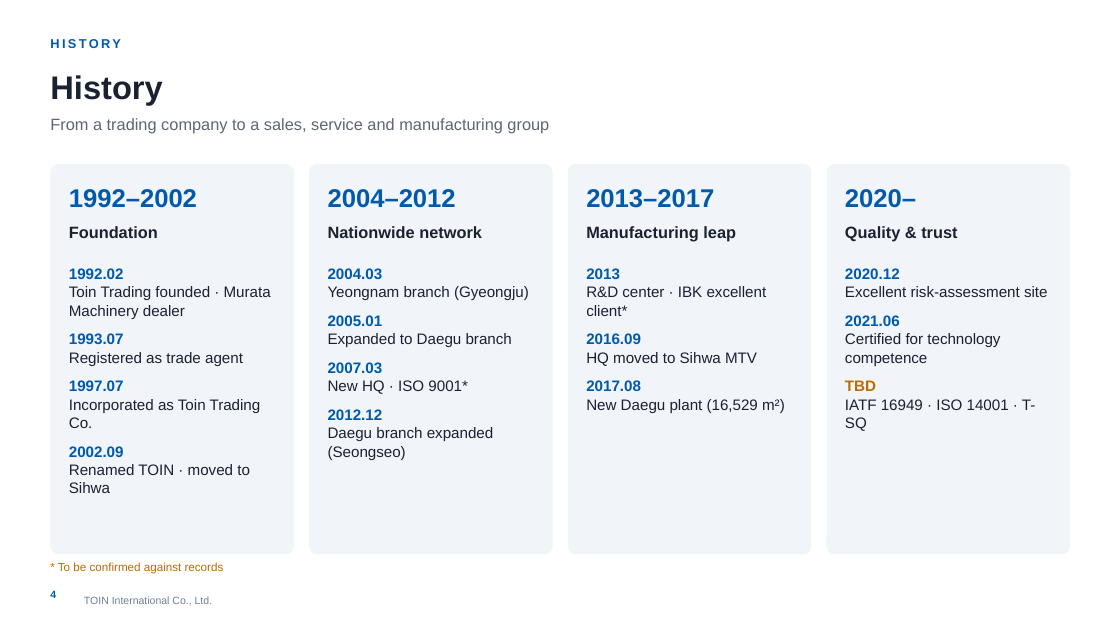
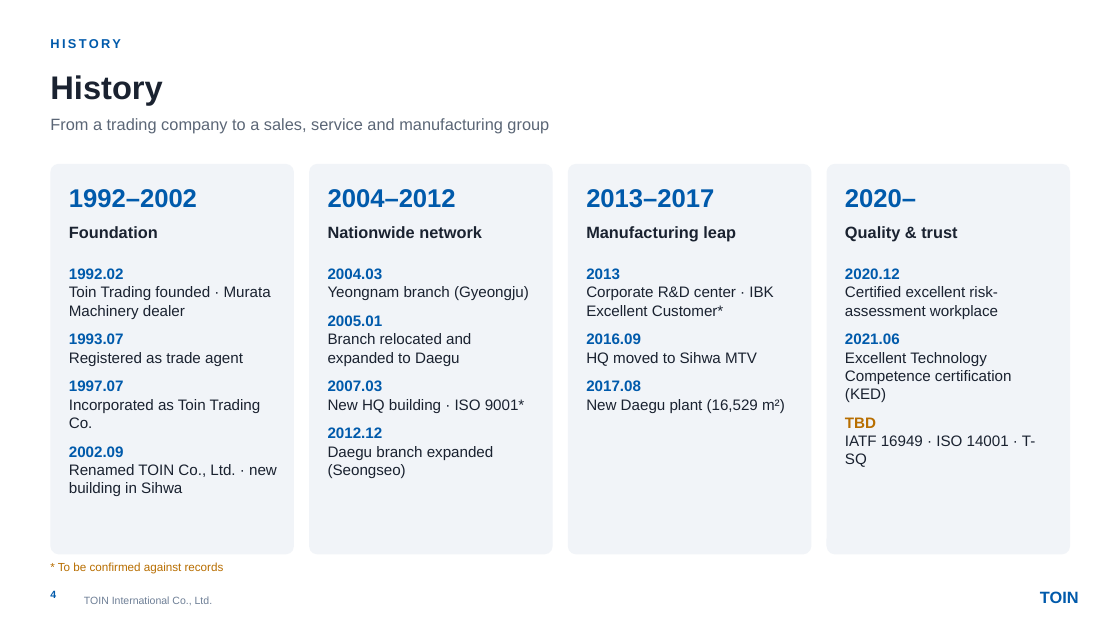
Before and after one commit to zeaus81/search, a slide deck: slide 4 of company_profile_2027/TOIN_Company_Profile_2027_EN.pptx. Drawn at 1120x630 pixels with LibreOffice and Linux fonts; fonts in the diff are those of the drawing; background and template pictures are left out. Boxes give left, top, right and bottom in pixels: in the first picture for what was removed or moved away, otherwise in the second. Text is boxed around its words. In the diff, an @@ line names an element or a change of style, - is before the commit and + after.

```diff
--- a/company_profile_2027/TOIN_Company_Profile_2027_EN.pptx
+++ b/company_profile_2027/TOIN_Company_Profile_2027_EN.pptx
@@ text at (x1=586, y1=286, x2=773, y2=316): text changed @@
-R&D center · IBK excellent client*
+Corporate R&D center · IBK Excellent Customer*
@@ text at (x1=845, y1=286, x2=998, y2=319): text changed @@
-Excellent risk-assessment site
+Certified excellent risk-assessment workplace
@@ text at (x1=328, y1=333, x2=471, y2=366): text changed @@
-Expanded to Daegu branch
+Branch relocated and expanded to Daegu
@@ text at (x1=845, y1=352, x2=1012, y2=402): text changed @@
-Certified for technology competence
+Excellent Technology Competence certification (KED)
@@ text at (x1=328, y1=399, x2=525, y2=413): text changed @@
-New HQ · ISO 9001*
+New HQ building · ISO 9001*
@@ text at (x1=69, y1=464, x2=277, y2=496): text changed @@
-Renamed TOIN · moved to Sihwa
+Renamed TOIN Co., Ltd. · new building in Sihwa
@@ text added at (x1=1040, y1=591, x2=1079, y2=603), 14 pt, text #005AAB, bold @@
+TOIN
```
Also in this commit, not shown: 19 other slides changed, 1 other file.
